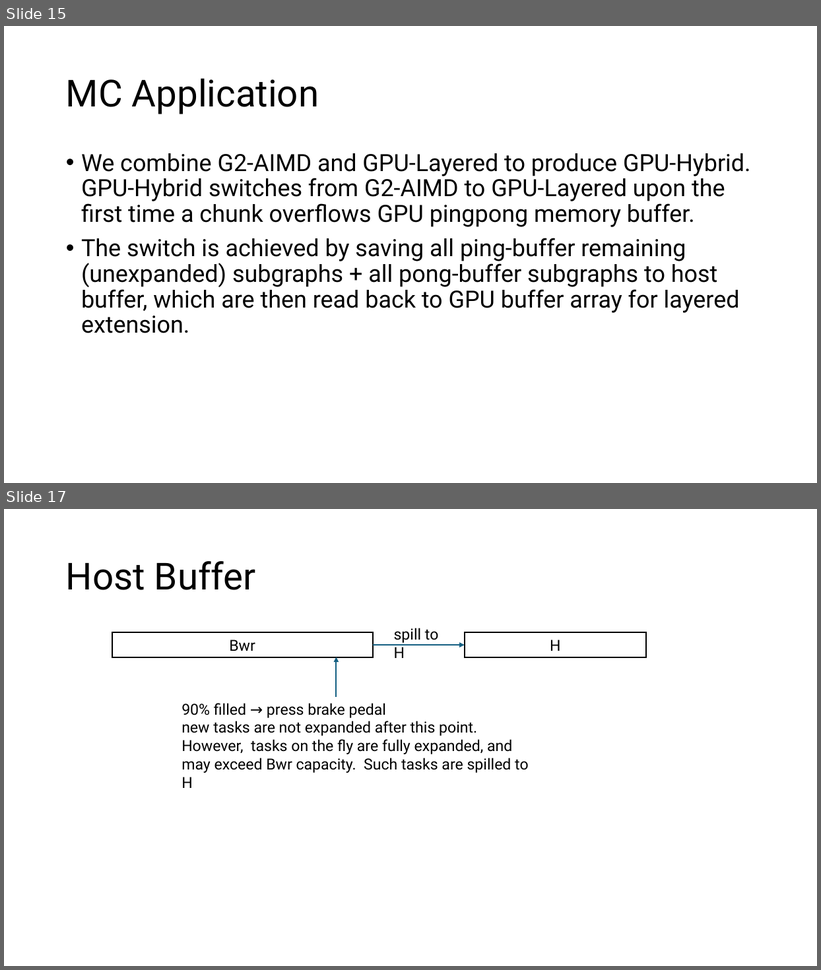
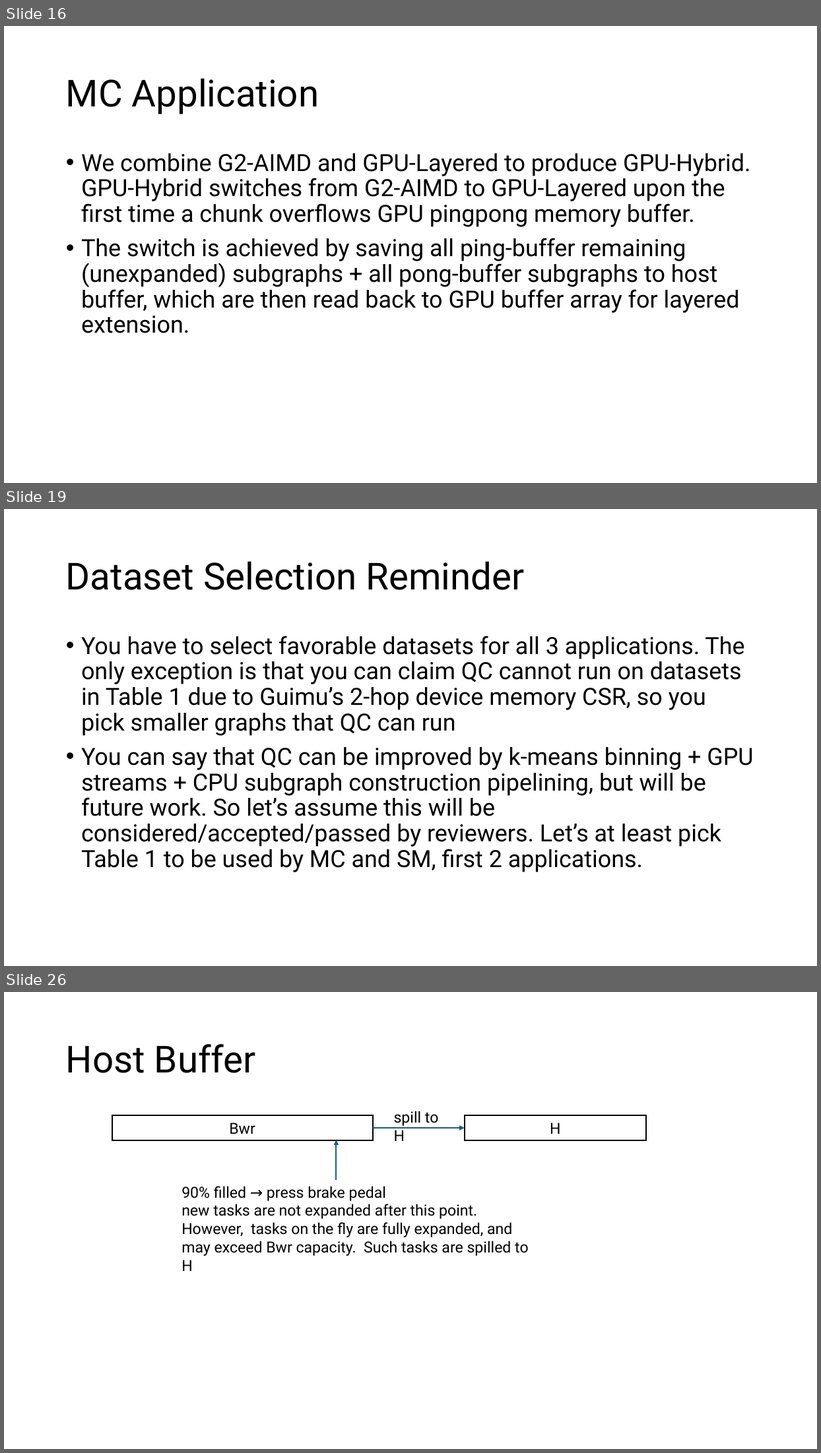
Before and after one commit to akhlaqueak/G-ThinkerCG, a slide deck: revision.pptx. Shown one above the other, each under a label of ours: slides 15 and 17 before the commit, slides 16, 19 and 26 after it; the slides between them are not shown. The pictures are 821x970 and 821x1453 pixels, drawn with LibreOffice and Linux fonts; fonts in the diff are those of the drawing. Boxes give left, top, right and bottom in pixels: in the first picture for what was removed or moved away, otherwise in the second. Text is boxed around its words. In the diff, an @@ line names an element or a change of style, - is before the commit and + after.

```diff
--- a/revision.pptx
+++ b/revision.pptx
@@ slide 19 added at bbox=[4, 509, 817, 966], background #FFFFFF @@
@@ title added at bbox=[66, 561, 524, 590], 44 pt, text #000000 @@
+Dataset Selection Reminder
@@ text added at bbox=[81, 636, 753, 873], 28 pt, text #000000 @@
+• You have to select favorable datasets for all 3 applications. The only exception is that you can claim QC cannot run on datasets in Table 1 due to Guimu’s 2-hop device memory CSR, so you pick smaller graphs that QC can run
+• You can say that QC can be improved by k-means binning + GPU streams + CPU subgraph construction pipelining, but will be future work. So let’s assume this will be considered/accepted/passed by reviewers. Let’s at least pick Table 1 to be used by MC and SM, first 2 applications.
@@ what was slide 15 is now slide 16 @@
@@ what was slide 17 is now slide 26 @@
```
Also in this commit, not shown: 1 slide changed, 9 other slides added, 21 other files.
